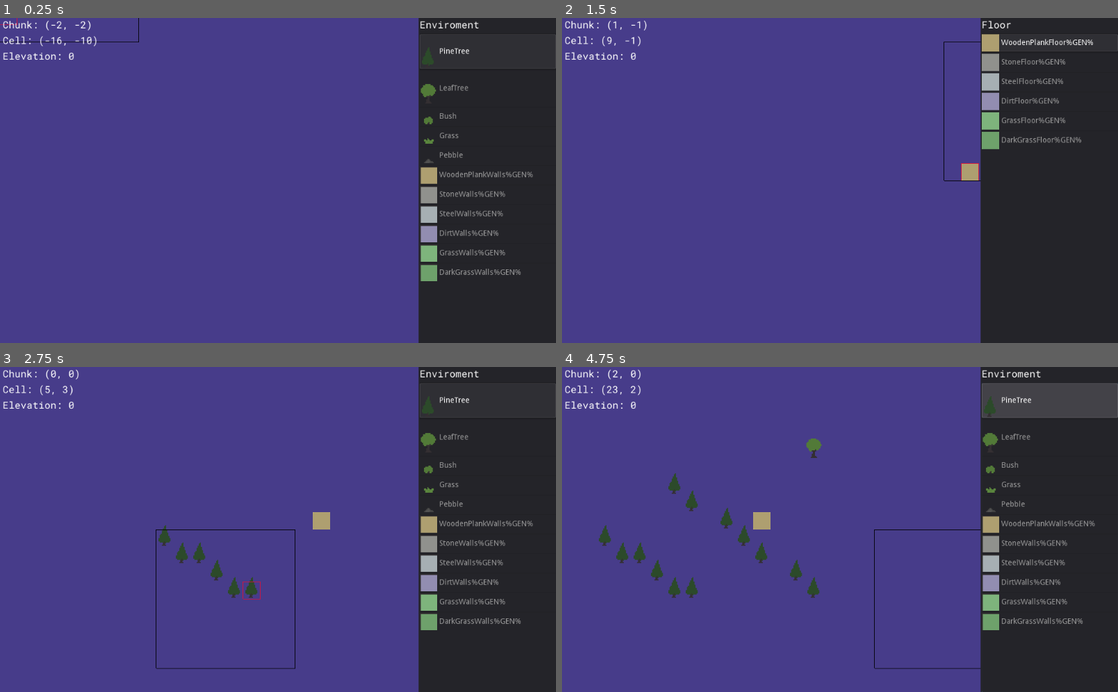
Above: before the commit, frames 1-4 (two rows, left to right).
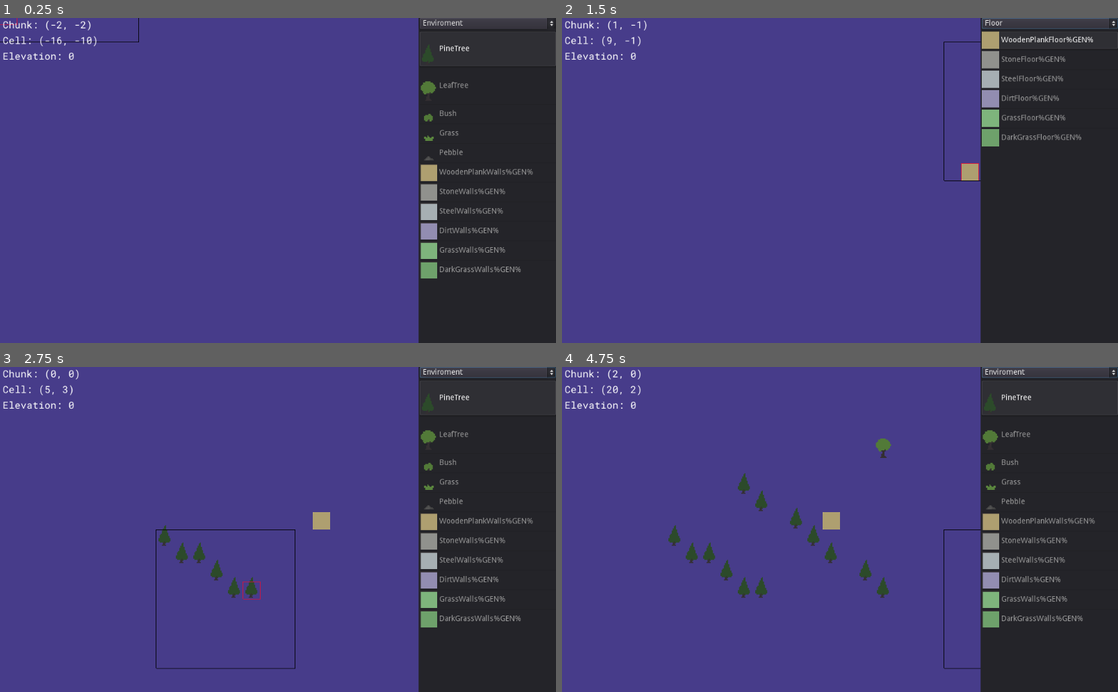
Above: after the commit, the same moments.

Repository: Boyquotes/Tile-Game
Game: Godot game, scene res://DevTools/MapEditor/MapEditor.tscn
The game is run twice, just before and just after one commit, with the same random seed, the same clock (stepped at 60 frames per second) and the same inputs. The project has no main scene, so this scene is started directly.
Inputs (mouse positions are in pixels of both pictures, inside the frame that each line leads up to):
- Up to frame 1 (0.25 s): no input
- Up to frame 2 (1.5 s): click (1051, 24) at 0.5 s, where only the run after the commit has a clickable "Enviroment"; tap Enter at 1.25 s; move the mouse to (962, 164) at 1.27 s; hold D (Right) from 1.28 s (still down); tap E (E) at 1.35 s; click (962, 164) at 1.42 s
- Up to frame 3 (2.75 s): tap Q (Q) at 1.55 s; release D (Right) at 2 s; drag from (166, 545) to (250, 594) at 2.02 s
- Up to frame 4 (4.75 s): tap Space at 2.75 s; move the mouse to (895, 458) at 2.77 s; hold D (Right) 2.78-3.5 s; tap X (X) at 2.85 s; click (895, 458) at 2.92 s; tap Z (Z) at 3.05 s; drag from (812, 594) to (673, 480) at 3.52 s; tap Enter at 4.25 s; move the mouse to (1006, 578) at 4.27 s; hold A (Left) from 4.28 s (still down); tap E (E) at 4.35 s; click (1006, 578) at 4.42 s; tap Q (Q) at 4.55 s

The runs differ from the first frame. In frame 1, 2.3% of the frame differs, in the area x 75-100%, y 0-81%; in frame 2, 1.9%; in frame 3, 2.4%; in frame 4, 5.4%, in the area x 6-100%, y 0-100%.

Commit message:
mouse/keyboard support

Diff:
--- a/DevTools/MapEditor/MapEditor.gd
+++ b/DevTools/MapEditor/MapEditor.gd
@@ -14,18 +14,25 @@
 func _ready() -> void:
 	VisualServer.set_default_clear_color(Color.darkslateblue)
 
+	TileSelect.AllTileMaps = $MapManager.get_tilemaps()
+	_init_TM_selection()
 	_init_tile_select()
 
 	switch_TM_selection(0)
-	switch_list_selection(0)
 
 	$MapManager.set_blank_save()
 
 
+func _init_TM_selection():
+	for tileMap in TileSelect.AllTileMaps:
+		var TMName:String = tileMap.get_name()
+		TileSelect.TMSelect.add_item (TMName)
+
+
 func _init_tile_select():
-	TileSelect.AllTileMaps = $MapManager.get_tilemaps()
 	for tileMap in TileSelect.AllTileMaps:
 		TileSelect.TileData.append(LibK.TS.get_tile_names_and_IDs(tileMap.tile_set))
+
 
 ### ----------------------------------------------------
 # Drawing
--- a/DevTools/MapEditor/MapEditor.tscn
+++ b/DevTools/MapEditor/MapEditor.tscn
@@ -143,16 +143,13 @@
 size_flags_horizontal = 3
 size_flags_vertical = 3
 
-[node name="TMName" type="RichTextLabel" parent="UIElements/MC/GC/TileScroll"]
+[node name="TMSelect" type="OptionButton" parent="UIElements/MC/GC/TileScroll"]
 margin_right = 251.0
-margin_bottom = 25.0
-mouse_filter = 1
-theme = ExtResource( 5 )
-text = "TSName"
-fit_content_height = true
+margin_bottom = 20.0
+text = "TMSelect"
 
 [node name="ItemList" type="ItemList" parent="UIElements/MC/GC/TileScroll"]
-margin_top = 29.0
+margin_top = 24.0
 margin_right = 251.0
 margin_bottom = 600.0
 mouse_filter = 1
@@ -214,6 +211,7 @@
 [connection signal="text_entered" from="UIElements/MC/GC/PosInfo/LoadEdit" to="." method="_on_LoadEdit_text_entered"]
 [connection signal="mouse_entered" from="UIElements/MC/GC/TileScroll" to="." method="_on_TileScroll_mouse_entered"]
 [connection signal="mouse_exited" from="UIElements/MC/GC/TileScroll" to="." method="_on_TileScroll_mouse_exited"]
+[connection signal="item_selected" from="UIElements/MC/GC/TileScroll/TMSelect" to="." method="_on_TMSelect_item_selected"]
 [connection signal="item_selected" from="UIElements/MC/GC/TileScroll/ItemList" to="." method="_on_ItemList_item_selected"]
 
 [editable path="MapManager"]
--- a/DevTools/MapEditor/MapEditorInput.gd
+++ b/DevTools/MapEditor/MapEditorInput.gd
@@ -20,7 +20,7 @@
 	ShownTiles = [],	# List of all show tiles (in TileList)
 	TMIndex = 0,		# TileMap index (AllTileMaps)
 	ListIndex = 0,		# Index of selected item
-	TMNameLabel = $UIElements/MC/GC/TileScroll/TMName,
+	TMSelect = $UIElements/MC/GC/TileScroll/TMSelect,
 	TileList = $UIElements/MC/GC/TileScroll/ItemList,
 }
 
@@ -46,7 +46,7 @@
 	if SaveLoad.isSaving or SaveLoad.isLoading: return
 
 	TM_selection_input(event)
-	TD_selection_input(event)
+	tile_selection_input(event)
 	if UIZone: return
 
 	update()
@@ -58,21 +58,26 @@
 # Selecting TileMap
 ### ----------------------------------------------------
 func TM_selection_input(event: InputEvent):
-	if   event.is_action_pressed(INPUT.TR["E"]): switch_TM_selection(1)
-	elif event.is_action_pressed(INPUT.TR["Q"]): switch_TM_selection(-1)
+	if   event.is_action_pressed(INPUT.TR["E"]):
+		switch_TM_selection(TileSelect.TMIndex + 1)
+	elif event.is_action_pressed(INPUT.TR["Q"]):
+		switch_TM_selection(TileSelect.TMIndex - 1)
 
 
 func switch_TM_selection(value:int):
-	TileSelect.TMIndex += value
-
+	TileSelect.TMIndex = value
 	if TileSelect.TMIndex > (TileSelect.AllTileMaps.size() - 1): TileSelect.TMIndex = 0
 	if TileSelect.TMIndex < 0: TileSelect.TMIndex = (TileSelect.AllTileMaps.size() - 1)
 
-	TileSelect.TMNameLabel.text = TileSelect.AllTileMaps[TileSelect.TMIndex].get_name()
-
+	TileSelect.ListIndex = 0
 	fill_item_list()
-	TileSelect.ListIndex = 0
-	switch_list_selection(TileSelect.ListIndex)
+
+	TileSelect.TMSelect.select(TileSelect.TMIndex)
+	switch_tile_selection(TileSelect.ListIndex)
+
+
+func _on_TMSelect_item_selected(index:int) -> void:
+	switch_TM_selection(index)
 
 
 # Fills item list with TileMap tiles
@@ -93,19 +98,22 @@
 ### ----------------------------------------------------
 # Selecting Tile
 ### ----------------------------------------------------
-func TD_selection_input(event: InputEvent):
-	if   event.is_action_pressed(INPUT.TR["X"]): switch_list_selection(1)
-	elif event.is_action_pressed(INPUT.TR["Z"]): switch_list_selection(-1)
-
-
-func switch_list_selection(value:int):
-	TileSelect.ListIndex += value
+func tile_selection_input(event: InputEvent):
+	if   event.is_action_pressed(INPUT.TR["X"]):
+		switch_tile_selection(TileSelect.ListIndex + 1)
+	elif event.is_action_pressed(INPUT.TR["Z"]):
+		switch_tile_selection(TileSelect.ListIndex - 1)
+
+
+func switch_tile_selection(value:int):
+	TileSelect.ListIndex = value
 	if TileSelect.ListIndex > (TileSelect.TileList.get_item_count() - 1): TileSelect.ListIndex = 0
 	if TileSelect.ListIndex < 0: TileSelect.ListIndex = (TileSelect.TileList.get_item_count() - 1)
 	TileSelect.TileList.select(TileSelect.ListIndex)
 
-func _on_ItemList_item_selected(index: int) -> void:
-	TileSelect.ListIndex = index
+
+func _on_ItemList_item_selected(index:int) -> void:
+	switch_tile_selection(index)
 ### ----------------------------------------------------
 
 
